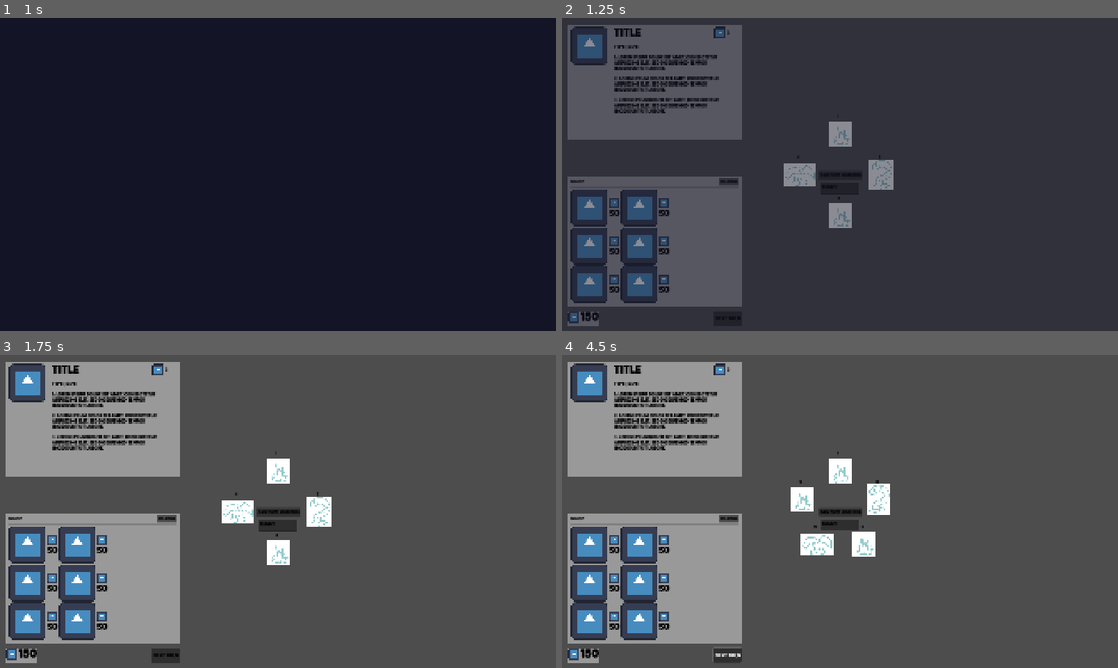
Above: before the commit, frames 1-4 (two rows, left to right).
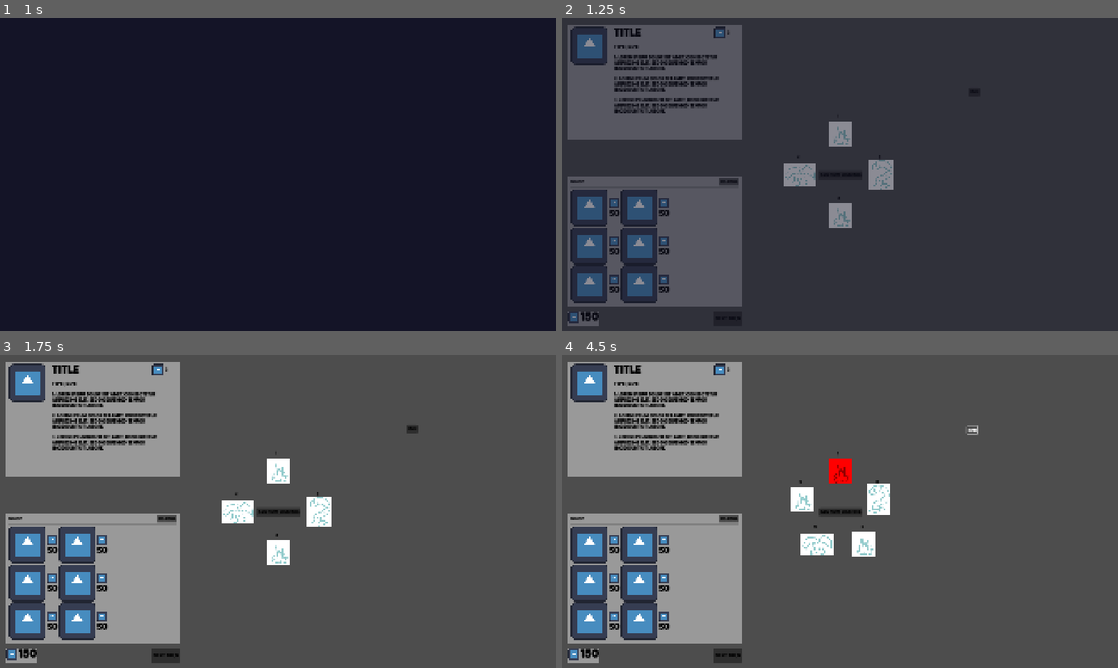
Above: after the commit, the same moments.

Repository: elliotfontaine/gmtk-2025-submission
Game: Godot game, scene res://main.tscn
Two runs of this game, one before a commit and one after it. Both use one fixed random seed, a clock stepped at 60 frames per second and the inputs below. The engine's default icon, where the game draws it, is replaced by a stand-in: a white triangle on a blue panel in a dark square.
Inputs:
- Up to frame 1 (1 s): click "play." at 0.5 s
- Up to frame 2 (1.25 s): no input
- Up to frame 3 (1.75 s): click "add new creature" at 1.25 s
- Up to frame 4 (4.5 s): click "add new creature" at 2 s; click "Next Tur,n" at 2.75 s; click "Next Tur,n" at 3.5 s; click "run" at 4.25 s

Frame 1 is identical in both runs. In frame 2, less than 0.1% of the frame differs, in the area x 46-75%, y 22-55%; in frame 3, 0.3%; in frame 4, 0.6%, in the area x 27-75%, y 22-99%.

Commit message:
remove text edit and moved run button

Diff:
--- a/world.gd
+++ b/world.gd
@@ -4,7 +4,6 @@
 
 const minimum_loop_size :int = 150
 
-@onready var text_edit: TextEdit = %TextEdit
 @onready var camera_2d: Camera2D = %Camera2D
 
 var creatures :Array[Creature]
--- a/world.tscn
+++ b/world.tscn
@@ -27,22 +27,11 @@
 grow_vertical = 2
 text = "add new creature"
 
-[node name="TextEdit" type="TextEdit" parent="."]
-unique_name_in_owner = true
-offset_left = -72.0
-offset_top = 32.0
-offset_right = 71.0
-offset_bottom = 72.0
-text = "bunny"
-placeholder_text = "bunny"
-metadata/_edit_use_anchors_ = true
-
-
 [node name="ButtonRun" type="Button" parent="."]
-offset_left = -688.0
-offset_top = -400.0
-offset_right = -652.0
-offset_bottom = -369.0
+offset_left = 472.0
+offset_top = -320.0
+offset_right = 512.0
+offset_bottom = -289.0
 text = "run"
 
 [node name="UI" type="CanvasLayer" parent="."]
@@ -111,6 +100,5 @@
 layout_mode = 2
 text = "Next Tur,n"
 
-
 [connection signal="pressed" from="ButtonAdd" to="." method="_on_button_add_pressed"]
 [connection signal="pressed" from="ButtonRun" to="." method="_on_button_run_pressed"]
